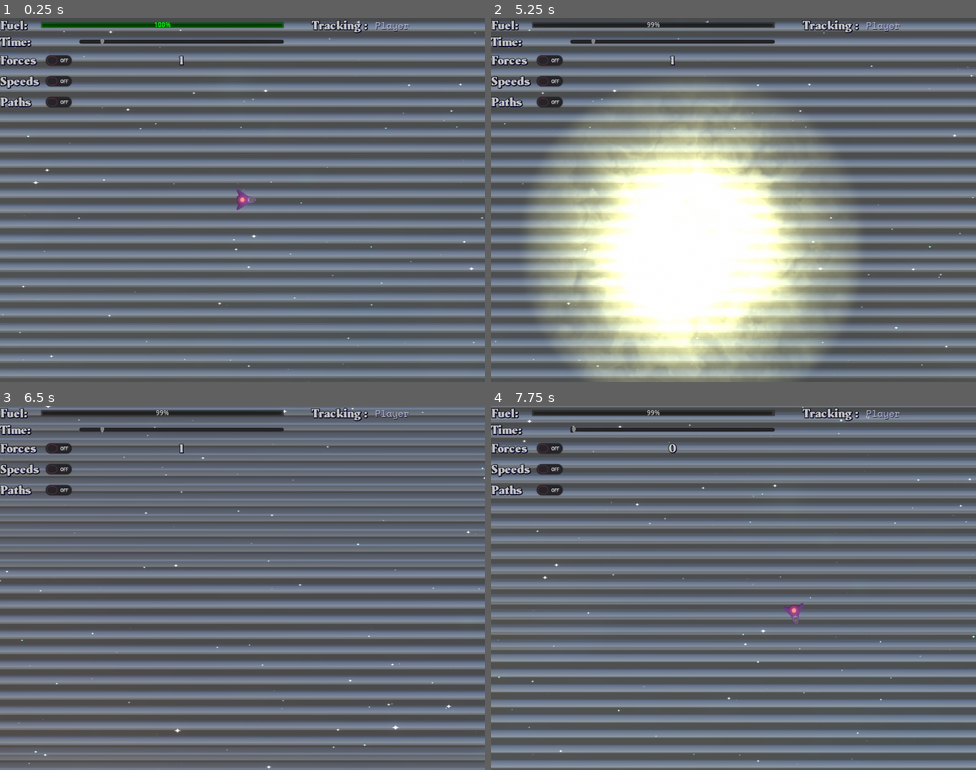
Above: before the commit, frames 1-4 (two rows, left to right).
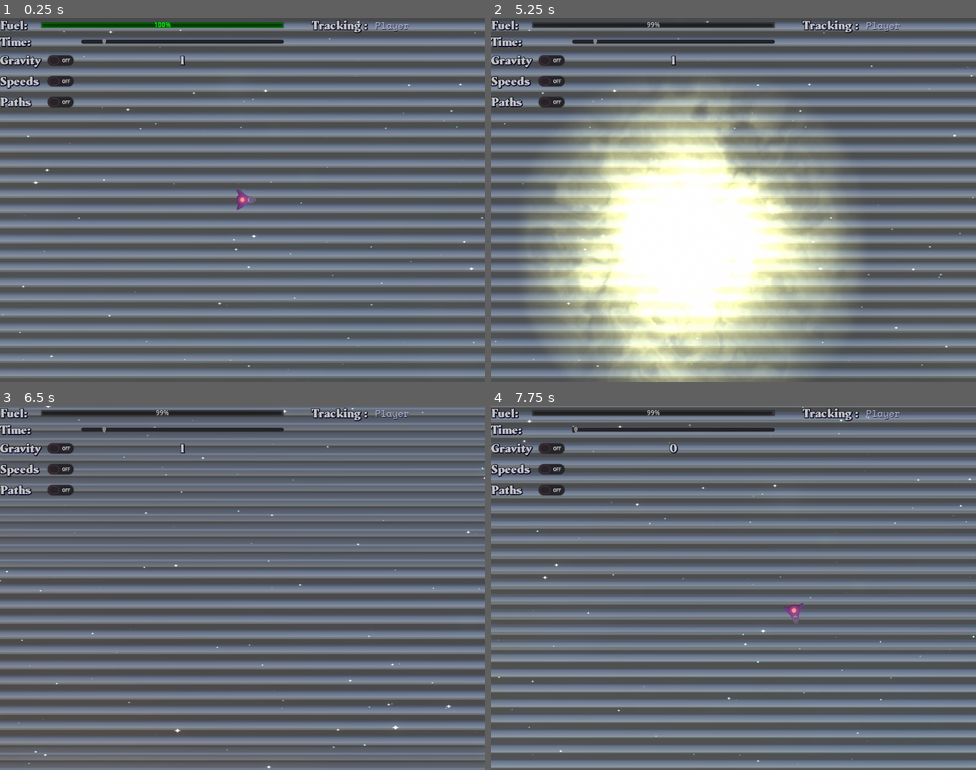
Above: after the commit, the same moments.

Repository: matheusfillipe/Space-Explorer
Game: Godot game, scene res://scenes/World.tscn
The game is run twice, just before and just after one commit, with the same random seed, the same clock (stepped at 60 frames per second) and the same inputs. A sky picture missing from this copy of the repository is replaced by a grey-blue gradient.
Inputs (mouse positions are in pixels of both pictures, inside the frame that each line leads up to; where the layout moved, square brackets give the same spot in the first picture):
- Up to frame 1 (0.25 s): no input
- Up to frame 2 (5.25 s): click (549, 61) at 0.52 s; click (554, 61) at 1.27 s; click (554, 79) [549, 79] at 2 s; click (554, 101) [549, 101] at 2.75 s; tap Enter at 3.5 s; drag from (733, 200) to (782, 119) at 3.52 s; tap = (cam_reset_zoom) at 4.25 s; drag from (636, 218) to (709, 272) at 4.27 s; tap Backspace (reset) at 5 s; move the mouse to (782, 119) at 5.02 s; hold Right (ui_right) from 5.03 s (still down); hold Keypad 6 (cam_right) from 5.03 s (still down); click (782, 119) at 5.17 s
- Up to frame 3 (6.5 s): release Right (ui_right) at 5.75 s; release Keypad 6 (cam_right) at 5.75 s; drag from (218, 660) to (97, 533) at 5.77 s
- Up to frame 4 (7.75 s): tap Keypad 5 (cam_reset_pos) at 6.5, 7.15 s; move the mouse to (879, 642) at 6.52 s; hold Left (ui_left) 6.53-7.25 s; click (879, 642) at 6.6 s; tap Space at 6.77 s; tap = (cam_reset_zoom) at 7.25 s; drag from (588, 533) to (733, 588) at 7.27 s

The runs differ from the first frame. In frame 1, 0.4% of the frame differs, in the area x 0-39%, y 5-25%; in frame 2, 7.8%, in the area x 0-71%, y 5-100%; in frame 3, 0.4%; in frame 4, 0.4%.

Commit message:
Refactor and small optimization
Refactor and changed forces to gravity acceleration
Optimized path drawing

Diff:
--- a/objects/Camera.gd
+++ b/objects/Camera.gd
@@ -18,6 +18,10 @@
 func _ready():
 	for layer in Utils.get_children_with_type(self, ParallaxLayer):
 		paralax_layers.append([layer, layer.motion_scale])
+
+func scale_click_areas():
+	for body in GlobalState.kbodies:
+		body.scale_click_area(zoom)
 
 func update_paralax():
 	"""Change paralax on zooming"""
@@ -48,18 +52,22 @@
 		attached = true
 		zoom = Vector2.ONE
 		update_paralax()
+		scale_click_areas()
 
 	if Input.is_action_pressed("cam_reset_zoom"):
 		zoom = Vector2.ONE
 		update_paralax()
+		scale_click_areas()
 
 	if Input.is_action_pressed("cam_in"):
 		zoom /= keyboard_zoom_multiplier
 		update_paralax()
+		scale_click_areas()
 
 	if Input.is_action_pressed("cam_out"):
 		zoom *= keyboard_zoom_multiplier
 		update_paralax()
+		scale_click_areas()
 
 	if Input.is_action_just_pressed("mouse_left_click"):
 		for body in GlobalState.kbodies:
@@ -73,11 +81,6 @@
 		zoom = Vector2.ONE
 		update_paralax()
 		attached = true
-
-	# Scale click areas
-	for body in GlobalState.kbodies:
-		body.scale_click_area(zoom)
-
 
 	if attached:
 		global_position = track_object.global_position
@@ -96,8 +99,10 @@
 				# global_position = get_global_mouse_position()
 				zoom /= scroll_wheel_zoom_multiplier
 				update_paralax()
+				scale_click_areas()
 			# zoom out
 			if event.button_index == BUTTON_WHEEL_DOWN:
 				# global_position = get_global_mouse_position()
 				zoom *= scroll_wheel_zoom_multiplier
 				update_paralax()
+				scale_click_areas()
--- a/objects/HUD.gd
+++ b/objects/HUD.gd
@@ -3,11 +3,11 @@
 export var data_update_time = 0.5
 
 signal time_scale_changed
-signal toggle_forces
+signal toggle_gravity
 signal toggle_speeds
 signal toggle_paths
 
-var display_force = false
+var display_gravity = false
 var display_velocity = false
 var display_path = false
 var tracking_body = null
@@ -20,7 +20,7 @@
 onready var time_slider = $HBoxContainer/VBoxContainer/GridContainer/HSlider
 onready var time_label = $HBoxContainer/VBoxContainer/GridContainer/time
 onready var speeds_label = $HBoxContainer/VBoxContainer/GridContainer/velocity
-onready var forces_label = $HBoxContainer/VBoxContainer/GridContainer/forces
+onready var gravity_label = $HBoxContainer/VBoxContainer/GridContainer/gravity
 onready var tracking_label = $HBoxContainer/VBoxContainer2/HBoxContainer/Tracking
 onready var hover_label = $HBoxContainer/VBoxContainer2/hover
 onready var data_timer = $DataTimer
@@ -73,21 +73,21 @@
 	time_label.text = str(value)
 
 
-func _on_forces_toggled(button_pressed):
+func _on_gravity_toggled(button_pressed):
 	if button_pressed and display_velocity:
 		emit_signal("toggle_speeds", false)
 		speeds_label.set_pressed_no_signal(false)
-	emit_signal("toggle_forces", button_pressed)
-	display_force = button_pressed
+	emit_signal("toggle_gravity", button_pressed)
+	display_gravity = button_pressed
 	display_velocity = false
 
 
 func _on_velocity_toggled(button_pressed):
-	if button_pressed and display_force:
-		emit_signal("toggle_forces", false)
-		forces_label.set_pressed_no_signal(false)
+	if button_pressed and display_gravity:
+		emit_signal("toggle_gravity", false)
+		gravity_label.set_pressed_no_signal(false)
 	emit_signal("toggle_speeds", button_pressed)
-	display_force = false
+	display_gravity = false
 	display_velocity = button_pressed
 
 
--- a/objects/KBody.gd
+++ b/objects/KBody.gd
@@ -4,7 +4,7 @@
 export var display_path = false
 export var display_velocity = false
 export var max_display_vector_scale = 5000
-export var display_force = false
+export var display_gravity = false
 export var initial_velocity = Vector2.ZERO
 export var initial_rotation = 0.0
 export var color = Color(.5, 1, .5)
@@ -12,8 +12,8 @@
 var tracked_path = PoolVector2Array()
 var has_mouse = false
 
-const vel_arrow_divider = 100
-const force_arrow_divider = 10000
+const velocity_arrow_divider = 100
+const gravity_arrow_divider = 10
 
 signal hovered
 signal unhovered
@@ -32,11 +32,11 @@
 	tracked_path = PoolVector2Array()
 
 func _process(_delta):
-	$Vector.visible = display_velocity or display_force
+	$Vector.visible = display_velocity or display_gravity
 
 	if $Vector.visible:
-		var vector = get_linear_velocity() if display_velocity else applied_force
-		var scale = vector.length() / (vel_arrow_divider if display_velocity else force_arrow_divider)
+		var vector = get_linear_velocity() if display_velocity else applied_force/mass
+		var scale = vector.length() / (velocity_arrow_divider if display_velocity else gravity_arrow_divider)
 		if scale > max_display_vector_scale:
 			$Vector.visible = false
 			return
--- a/objects/Player.tscn
+++ b/objects/Player.tscn
@@ -276,6 +276,7 @@
 scale = Vector2( 0.25, 0.2 )
 frames = SubResource( 3 )
 animation = "flame"
+frame = 17
 playing = true
 
 [node name="flame_right" type="AnimatedSprite" parent="." index="1"]
@@ -287,7 +288,7 @@
 scale = Vector2( 0.105713, 0.0488803 )
 frames = SubResource( 3 )
 animation = "flame"
-frame = 6
+frame = 23
 playing = true
 
 [node name="flame_left" type="AnimatedSprite" parent="." index="2"]
@@ -299,7 +300,7 @@
 scale = Vector2( 0.105713, 0.0488803 )
 frames = SubResource( 3 )
 animation = "flame"
-frame = 29
+frame = 16
 playing = true
 
 [node name="arrow" parent="Vector/center" index="0"]
--- a/objects/Refuel.gd
+++ b/objects/Refuel.gd
@@ -10,8 +10,10 @@
 onready var orig_modulate = sprite.modulate
 
 func _ready():
+	randomize()
 	var random_velocity = GlobalState.randv2() * 0.1
 	sprite.material.set_shader_param("velocity", random_velocity)
+	sprite.material.get_shader_param("noise").noise.seed = randi()
 
 func _process(delta):
 	if consumed > capacity:
--- a/objects/Refuel.tscn
+++ b/objects/Refuel.tscn
@@ -12,23 +12,29 @@
 gradient = SubResource( 5 )
 
 [sub_resource type="OpenSimplexNoise" id=3]
+seed = 4
+octaves = 1
+period = 38.3
+persistence = 0.822
+lacunarity = 0.88
 
 [sub_resource type="NoiseTexture" id=4]
 seamless = true
 noise = SubResource( 3 )
 
 [sub_resource type="Curve" id=8]
-_data = [ Vector2( 0, 1 ), 0.0, 0.0, 0, 0, Vector2( 0.1306, 1 ), 0.0, 0.985387, 0, 0, Vector2( 0.303888, 0.474441 ), 0.0, -3.45559, 0, 0, Vector2( 0.415892, 0.282748 ), -0.566933, 1.43983, 0, 0, Vector2( 0.494083, 0 ), -8.18904, 0.0, 0, 0, Vector2( 1, 0 ), 0.0, 0.0, 0, 0 ]
+_data = [ Vector2( 0, 1 ), 0.0, 0.0, 0, 0, Vector2( 0.145393, 0.901956 ), -1.6344, -3.0645, 0, 0, Vector2( 0.265849, 0.494608 ), -4.28298, -0.227684, 0, 0, Vector2( 0.403212, 0.339857 ), 1.11415, -6.41417, 0, 0, Vector2( 0.47929, 0.154952 ), -3.51524, 0.0, 0, 0, Vector2( 0.525782, 0 ), 0.0, 0.0, 0, 0, Vector2( 1, 0 ), 0.0, 0.0, 0, 0 ]
 
 [sub_resource type="CurveTexture" id=9]
 curve = SubResource( 8 )
 
 [sub_resource type="ShaderMaterial" id=2]
+resource_local_to_scene = true
 shader = ExtResource( 3 )
 shader_param/hdr_threshold = 0.0
 shader_param/octaves = 10
 shader_param/starting_amplitude = 0.387
-shader_param/starting_frequency = 0.8
+shader_param/starting_frequency = 0.5
 shader_param/shift = 0.0
 shader_param/velocity = Vector2( 0.08, 0.08 )
 shader_param/fog_color = Color( 2, 2, 2, 1 )
--- a/project.godot
+++ b/project.godot
@@ -83,9 +83,9 @@
 "events": [ Object(InputEventMouseButton,"resource_local_to_scene":false,"resource_name":"","device":0,"alt":false,"shi …(212 unchanged characters)…
  ]
 }
-toggle_force={
+toggle_g={
 "deadzone": 0.5,
-"events": [ Object(InputEventKey,"resource_local_to_scene":false,"resource_name":"","device":0,"alt":false,"shift":false,"control":false,"meta":false,"command":false,"pressed":false,"scancode":70,"physical_scancode":0,"unicode":0,"echo":false,"script":null)
+"events": [ Object(InputEventKey,"resource_local_to_scene":false,"resource_name":"","device":0,"alt":false,"shift":false,"control":false,"meta":false,"command":false,"pressed":false,"scancode":71,"physical_scancode":0,"unicode":0,"echo":false,"script":null)
  ]
 }
 toggle_velocity={
--- a/scenes/DrawingCanvas.gd
+++ b/scenes/DrawingCanvas.gd
@@ -13,4 +13,11 @@
 
 
 func _process(_delta):
-	update()
+	if visible:
+		update()
+
+
+func _on_DrawCanvas_visibility_changed():
+	if not visible:
+		for body in GlobalState.kbodies:
+			body.clear_path()
--- a/scenes/HUD.tscn
+++ b/scenes/HUD.tscn
@@ -5,7 +5,7 @@
 [ext_resource path="res://assets/SpaceMono-Regular.ttf" type="DynamicFontData" id=3]
 
 [sub_resource type="InputEventAction" id=4]
-action = "toggle_force"
+action = "toggle_g"
 
 [sub_resource type="ShortCut" id=3]
 shortcut = SubResource( 4 )
@@ -86,19 +86,19 @@
 }
 
 [node name="label" type="Label" parent="HBoxContainer/VBoxContainer/GridContainer"]
-margin_right = 83.0
+margin_right = 87.0
 margin_bottom = 31.0
 text = "Time:"
 
 [node name="nothing2" type="Control" parent="HBoxContainer/VBoxContainer/GridContainer"]
-margin_left = 87.0
-margin_right = 87.0
+margin_left = 91.0
+margin_right = 91.0
 grow_horizontal = 0
 size_flags_horizontal = 0
 size_flags_vertical = 0
 
 [node name="HSlider" type="HSlider" parent="HBoxContainer/VBoxContainer/GridContainer"]
-margin_left = 167.0
+margin_left = 171.0
 margin_right = 600.0
 margin_bottom = 31.0
 focus_mode = 0
@@ -110,14 +110,14 @@
 
 [node name="label2" type="Label" parent="HBoxContainer/VBoxContainer/GridContainer"]
 margin_top = 39.0
-margin_right = 83.0
+margin_right = 87.0
 margin_bottom = 70.0
-text = "Forces"
-
-[node name="forces" type="CheckButton" parent="HBoxContainer/VBoxContainer/GridContainer"]
-margin_left = 87.0
+text = "Gravity"
+
+[node name="gravity" type="CheckButton" parent="HBoxContainer/VBoxContainer/GridContainer"]
+margin_left = 91.0
 margin_top = 35.0
-margin_right = 163.0
+margin_right = 167.0
 margin_bottom = 75.0
 focus_mode = 0
 size_flags_horizontal = 0
@@ -128,7 +128,7 @@
 }
 
 [node name="time" type="Label" parent="HBoxContainer/VBoxContainer/GridContainer"]
-margin_left = 167.0
+margin_left = 171.0
 margin_top = 39.0
 margin_right = 600.0
 margin_bottom = 70.0
@@ -138,7 +138,7 @@
 
 [node name="label3" type="Label" parent="HBoxContainer/VBoxContainer/GridContainer"]
 margin_top = 83.0
-margin_right = 83.0
+margin_right = 87.0
 margin_bottom = 114.0
 text = "Speeds"
 __meta__ = {
@@ -146,9 +146,9 @@
 }
 
 [node name="velocity" type="CheckButton" parent="HBoxContainer/VBoxContainer/GridContainer"]
-margin_left = 87.0
+margin_left = 91.0
 margin_top = 79.0
-margin_right = 163.0
+margin_right = 167.0
 margin_bottom = 119.0
 focus_mode = 0
 size_flags_horizontal = 0
@@ -159,14 +159,14 @@
 }
 
 [node name="nothing3" type="Control" parent="HBoxContainer/VBoxContainer/GridContainer"]
-margin_left = 167.0
+margin_left = 171.0
 margin_top = 79.0
 margin_right = 600.0
 margin_bottom = 119.0
 
 [node name="label4" type="Label" parent="HBoxContainer/VBoxContainer/GridContainer"]
 margin_top = 127.0
-margin_right = 83.0
+margin_right = 87.0
 margin_bottom = 158.0
 text = "Paths"
 __meta__ = {
@@ -174,9 +174,9 @@
 }
 
 [node name="path" type="CheckButton" parent="HBoxContainer/VBoxContainer/GridContainer"]
-margin_left = 87.0
+margin_left = 91.0
 margin_top = 123.0
-margin_right = 163.0
+margin_right = 167.0
 margin_bottom = 163.0
 focus_mode = 0
 size_flags_horizontal = 0
@@ -232,7 +232,7 @@
 one_shot = true
 
 [connection signal="value_changed" from="HBoxContainer/VBoxContainer/GridContainer/HSlider" to="." method="_on_HSlider_value_changed"]
-[connection signal="toggled" from="HBoxContainer/VBoxContainer/GridContainer/forces" to="." method="_on_forces_toggled"]
+[connection signal="toggled" from="HBoxContainer/VBoxContainer/GridContainer/gravity" to="." method="_on_gravity_toggled"]
 [connection signal="toggled" from="HBoxContainer/VBoxContainer/GridContainer/velocity" to="." method="_on_velocity_toggled"]
 [connection signal="toggled" from="HBoxContainer/VBoxContainer/GridContainer/path" to="." method="_on_path_toggled"]
 [connection signal="timeout" from="DataTimer" to="." method="_on_DataTimer_timeout"]
--- a/scenes/World.gd
+++ b/scenes/World.gd
@@ -28,6 +28,8 @@
 var kbodies = []
 
 func _ready():
+	OS.low_processor_usage_mode = true
+
 	Engine.time_scale = simulation_speed * simulation_speed_faker
 	Utils.G = G
 	for body in Utils.get_children_with_type(self, KBody):
@@ -39,6 +41,7 @@
 	print(kbodies)
 	GlobalState.kbodies = kbodies
 	GlobalState.timescale = simulation_speed
+	canvas.visible = false
 
 
 func _physics_process(_delta):
@@ -70,9 +73,9 @@
 	Engine.time_scale = simulation_speed * simulation_speed_faker
 
 
-func _on_HUD_toggle_forces(active):
+func _on_HUD_toggle_gravity(active):
 	for body in GlobalState.kbodies:
-		body.display_force = active
+		body.display_gravity = active
 
 
 func _on_HUD_toggle_speeds(active):
@@ -83,3 +86,4 @@
 func _on_HUD_toggle_paths(active):
 	for body in GlobalState.kbodies:
 		body.display_path = active
+	canvas.visible = active
--- a/scenes/World.tscn
+++ b/scenes/World.tscn
@@ -46,6 +46,8 @@
 max_arrow_scale = 200
 simulation_speed = 1.0
 
+[node name="HUD" parent="." instance=ExtResource( 8 )]
+
 [node name="WorldEnvironment" type="WorldEnvironment" parent="."]
 environment = SubResource( 1 )
 
@@ -54,11 +56,9 @@
 smoothing_enabled = false
 
 [node name="DrawCanvas" type="Node2D" parent="."]
-modulate = Color( 1.5, 1.5, 1.5, 1 )
+modulate = Color( 1.1, 1.1, 1.1, 1 )
 z_index = 10
 script = ExtResource( 12 )
-
-[node name="HUD" parent="." instance=ExtResource( 8 )]
 
 [node name="Places" type="Node2D" parent="."]
 
@@ -222,7 +222,7 @@
 scale = Vector2( 5, 5 )
 
 [node name="Refuel10" parent="Refuels" instance=ExtResource( 13 )]
-position = Vector2( -6377, 4619 )
+position = Vector2( 3707, 11754 )
 scale = Vector2( 5, 5 )
 
 [node name="Refuel8" parent="Refuels" instance=ExtResource( 13 )]
@@ -269,6 +269,7 @@
 position = Vector2( -6189, 15870 )
 
 [connection signal="time_scale_changed" from="HUD" to="." method="_on_HUD_time_scale_changed"]
-[connection signal="toggle_forces" from="HUD" to="." method="_on_HUD_toggle_forces"]
+[connection signal="toggle_gravity" from="HUD" to="." method="_on_HUD_toggle_gravity"]
 [connection signal="toggle_paths" from="HUD" to="." method="_on_HUD_toggle_paths"]
 [connection signal="toggle_speeds" from="HUD" to="." method="_on_HUD_toggle_speeds"]
+[connection signal="visibility_changed" from="DrawCanvas" to="DrawCanvas" method="_on_DrawCanvas_visibility_changed"]
Not shown, changed: export_presets.cfg
